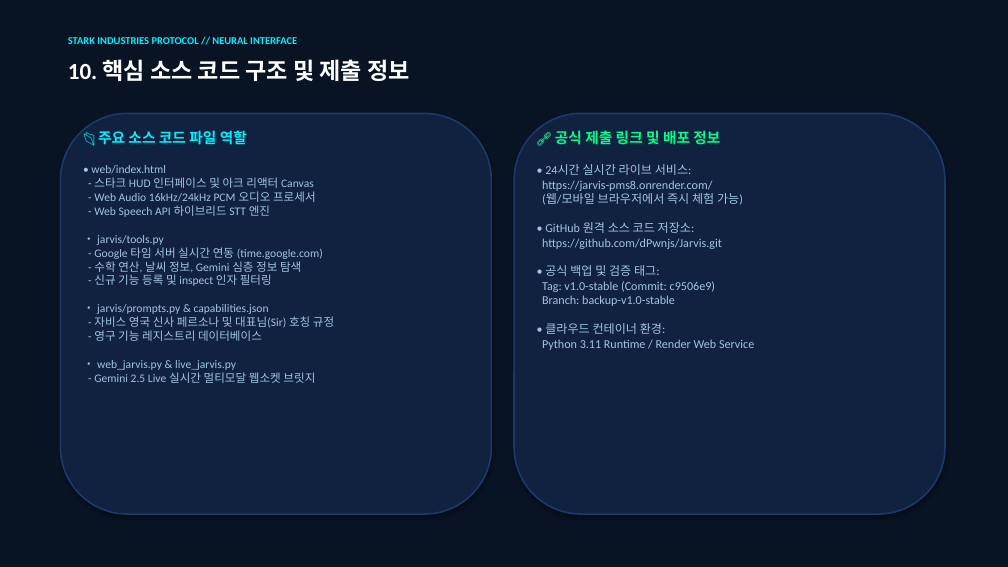
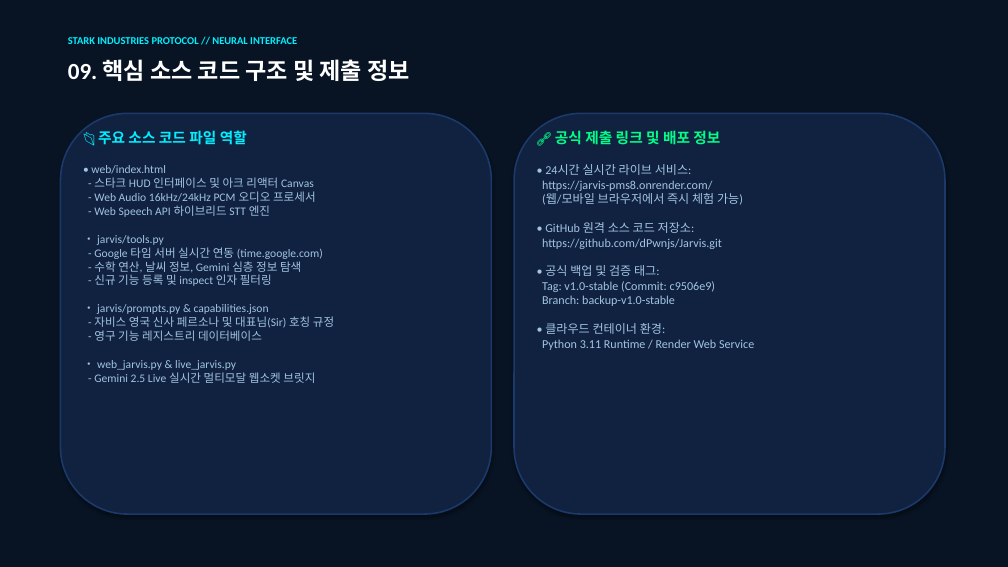
Before and after one commit to dPwnjs/Jarvis, a slide deck: slide 10 of JARVIS_Project_Presentation.pptx (slide 11 before the commit). Drawn at 1008x567 pixels with LibreOffice and Linux fonts; fonts in the diff are those of the drawing. Boxes give left, top, right and bottom in pixels: in the first picture for what was removed or moved away, otherwise in the second. Text is boxed around its words. In the diff, an @@ line names an element or a change of style, - is before the commit and + after.

```diff
--- a/JARVIS_Project_Presentation.pptx
+++ b/JARVIS_Project_Presentation.pptx
@@ text at box(68, 59, 409, 81): text changed @@
-10. 핵심 소스 코드 구조 및 제출 정보
+09. 핵심 소스 코드 구조 및 제출 정보
```
Also in this commit, not shown: 1 other slide changed, 1 slide removed.
